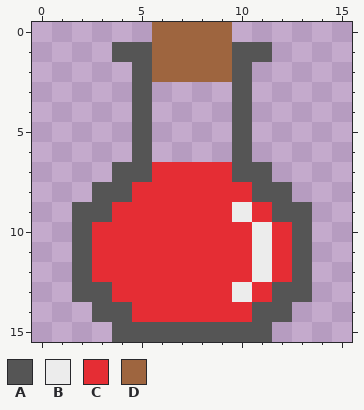
A pixel-art sprite gets an edit: sprites/sTime/layers/9a0cf6b2-dd86-4084-b1c7-85a88157dd2d/590a7b10-68cc-44ec-932d-d5edfbfd0cf5.png. This is how it looked before the edit.
The file is 16x16 pixels.
Palette (. is transparent): A #555555  B #ececec  C #e52d34  D #9e653f
And afterwards:
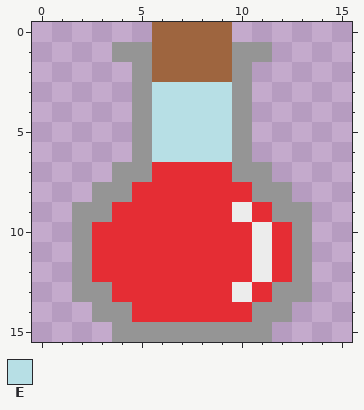
Colours new in this view: E #b7dfe5
Changes in this commit:
{"colour":"A","old":"#555555","new":"#959595"}
{"y":3,"x":6,"old":"....","new":"EEEE"}
{"y":4,"x":6,"old":"....","new":"EEEE"}
{"y":5,"x":6,"old":"....","new":"EEEE"}
{"y":6,"x":6,"old":"....","new":"EEEE"}
